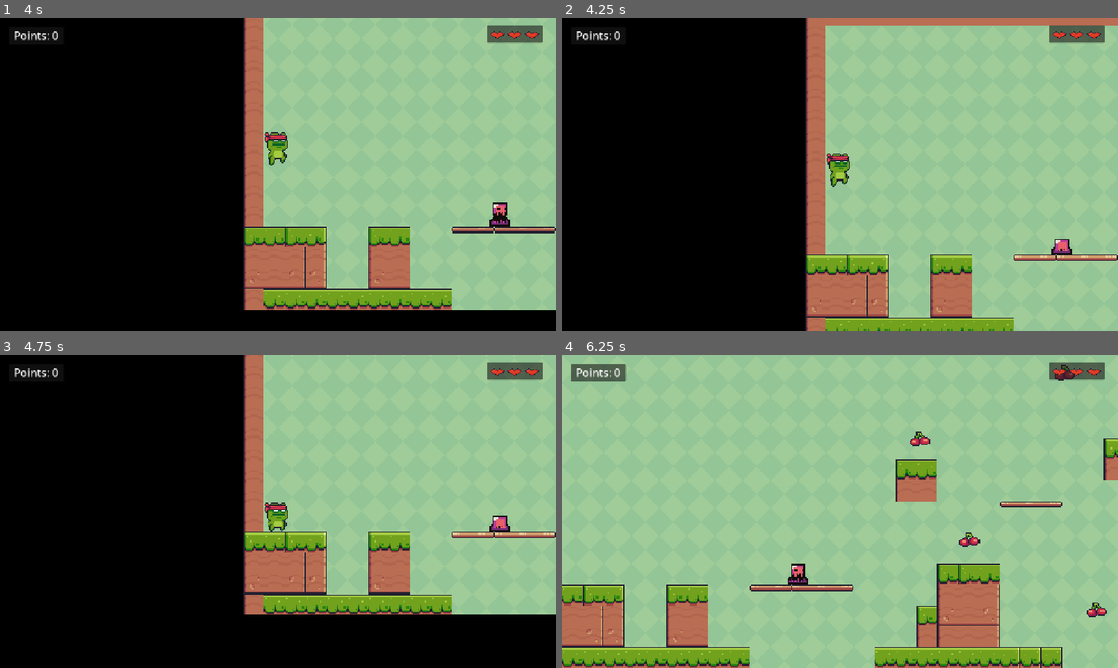
Above: before the commit, frames 1-4 (two rows, left to right).
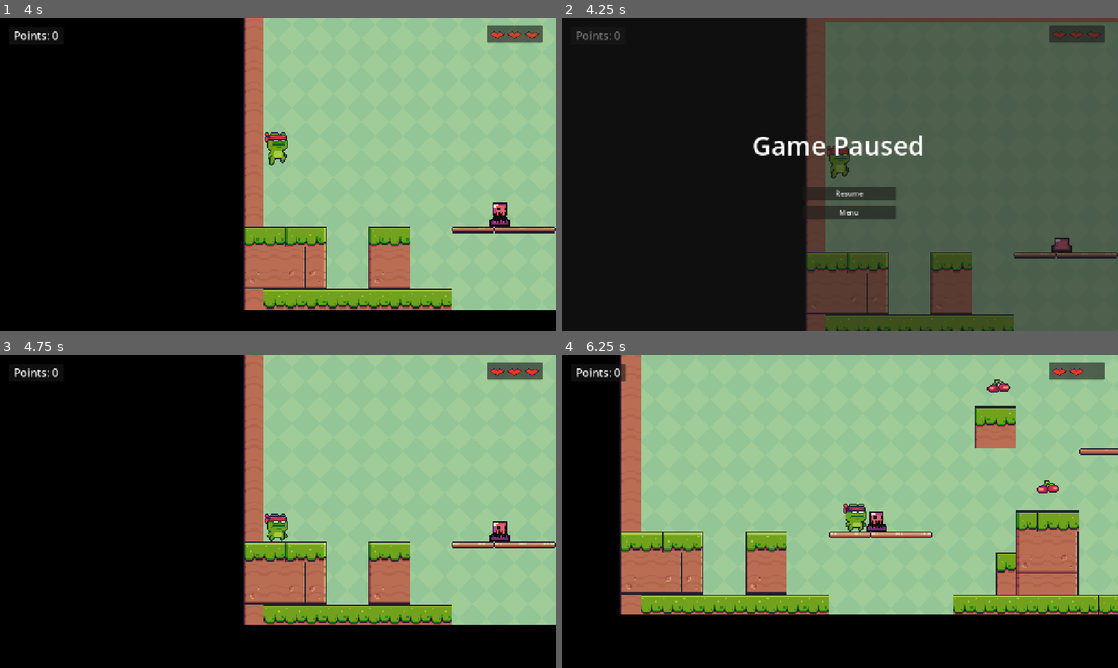
Above: after the commit, the same moments.

Repository: RaphelReji/LarpRun
Game: Godot game, scene res://Scenes/levels/level3.tscn
Two runs of this game, one before a commit and one after it. Both use one fixed random seed, a clock stepped at 60 frames per second and the inputs below. The project has no main scene, so this scene is started directly.
Inputs (mouse positions are in pixels of both pictures, inside the frame that each line leads up to):
- Up to frame 1 (4 s): tap Enter at 0.5 s; move the mouse to (250, 237) at 0.52 s; hold Right (right) 0.53-2.03 s; tap Up (jump) at 0.6, 0.77, 1.07, 1.52, 1.55, 1.82, 2.3, 2.85, 3.02, 3.32, 3.77, 3.8 s; click (250, 237) at 0.67 s; move the mouse to (444, 221) at 1.27 s; tap Alt at 1.35, 3.6 s; move the mouse to (111, 127) at 2.02 s; hold Left (left) from 2.03 s (still down); tap Shift at 2.1 s; move the mouse to (305, 174) at 2.77 s; click (305, 174) at 2.92 s; move the mouse to (194, 96) at 3.52 s
- Up to frame 2 (4.25 s): keep holding Left (left); tap Up (jump) at 4.07 s; tap Escape (pause, bound only after the commit) at 4.15 s
- Up to frame 3 (4.75 s): release Left (left) at 4.25 s; click (289, 530) at 4.25 s, where only the run after the commit has a clickable "Resume"
- Up to frame 4 (6.25 s): move the mouse to (962, 495) at 5.02 s; hold Right (right) from 5.03 s (still down); tap Shift at 5.1 s; tap Up (jump) at 5.27, 5.3, 5.57, 5.85 s; move the mouse to (728, 527) at 5.77 s; click (728, 527) at 5.92 s

Frame 1 is identical in both runs. In frame 2, 56% of the frame differs, in the area x 2-100%, y 0-100%; in frame 3, 7.4%; in frame 4, 46%.
Error after the commit: Invalid call. Nonexistent function 'jump_slide' in base 'CharacterBody2D (main_character.gd)'. (res://Scenes/game_objects/enemy.gd:28)

Commit message:
added pause menu heart and health logics

Diff:
--- a/larp-run/Scenes/game_objects/enemy.gd
+++ b/larp-run/Scenes/game_objects/enemy.gd
@@ -1,6 +1,6 @@
 extends RigidBody2D
 
-
+@onready var game_manager: Node = %GameManager
 # Called when the node enters the scene tree for the first time.
 func _ready() -> void:
 	pass # Replace with function body.
@@ -14,10 +14,15 @@
 func _on_area_2d_body_entered(body: Node2D) -> void:
 	if(body.name == "CharacterBody2D"):
 		var y_delta = position.y - body.position.y
+		var x_delta = body.position.x - position.x
 		if (y_delta > 30):
 			print("enemy destroyed")
 			queue_free()
 			body.jump()
 		else:
 			print("health decreased")
-			body.queue_free()
+			game_manager.decrease_health()
+			if (x_delta > 0):
+				body.jump_slide(500)
+			else:
+				body.jump_slide(-500)
--- a/larp-run/Scenes/game_objects/game_manager.gd
+++ b/larp-run/Scenes/game_objects/game_manager.gd
@@ -1,8 +1,20 @@
 extends Node
 @onready var points_label: Label = %PointsLabel
+@export var hearts :Array[Node]
 
 var points = 0
+var lives = 3
 
+func decrease_health():
+	lives -= 1
+	print(lives)
+	for h in 3:
+		if( h < lives):
+			hearts[h].show()
+		else:
+			hearts[h].hide()
+	if (lives == 0):
+		get_tree().reload_current_scene()
 
 func add_point():
 	points += 1
--- a/larp-run/Scenes/game_objects/main_character.gd
+++ b/larp-run/Scenes/game_objects/main_character.gd
@@ -7,6 +7,10 @@
 
 func  jump():
 	velocity.y = JUMP_VELOCITY
+
+func jump_side(x):
+	velocity.y = JUMP_VELOCITY
+	velocity.x = x
 
 func _physics_process(delta: float) -> void:
 
--- a/larp-run/Scenes/levels/level3.tscn
+++ b/larp-run/Scenes/levels/level3.tscn
@@ -10,6 +10,7 @@
 [ext_resource type="PackedScene" uid="uid://bwgs1mtkg8q0o" path="res://Scenes/game_objects/enemy.tscn" id="8_a4qth"]
 [ext_resource type="Script" uid="uid://eidlg1okw7lw" path="res://Scenes/game_objects/fall_area.gd" id="9_ctiwq"]
 [ext_resource type="Texture2D" uid="uid://todit6q73l88" path="res://Assets/Items/heart.png" id="10_du4s5"]
+[ext_resource type="Script" uid="uid://bhtuvoxl2malg" path="res://Scenes/levels/pause.gd" id="11_inq6p"]
 
 [sub_resource type="TileSetAtlasSource" id="TileSetAtlasSource_1bvp3"]
 texture = ExtResource("3_u4tmg")
@@ -195,9 +196,10 @@
 
 [node name="Node" type="Node" unique_id=1693354081]
 
-[node name="GameManager" type="Node" parent="." unique_id=1863513295]
+[node name="GameManager" type="Node" parent="." unique_id=1863513295 node_paths=PackedStringArray("hearts")]
 unique_name_in_owner = true
 script = ExtResource("1_3t033")
+hearts = [NodePath("../UI/Hearts/HBoxContainer/Heart"), NodePath("../UI/Hearts/HBoxContainer/Heart2"), NodePath("../UI/Hearts/HBoxContainer/Heart3")]
 
 [node name="Scene objects" type="Node" parent="." unique_id=764507428]
 
@@ -328,4 +330,47 @@
 texture = ExtResource("10_du4s5")
 expand_mode = 2
 
+[node name="Pause" type="Node" parent="UI" unique_id=1167322997]
+script = ExtResource("11_inq6p")
+
+[node name="PausePanel" type="Panel" parent="UI/Pause" unique_id=960298300]
+unique_name_in_owner = true
+visible = false
+anchors_preset = 15
+anchor_right = 1.0
+anchor_bottom = 1.0
+grow_horizontal = 2
+grow_vertical = 2
+
+[node name="Label" type="Label" parent="UI/Pause/PausePanel" unique_id=411892532]
+layout_mode = 0
+offset_left = 438.0
+offset_top = 251.0
+offset_right = 835.0
+offset_bottom = 334.0
+theme_override_font_sizes/font_size = 60
+text = "Game Paused"
+horizontal_alignment = 1
+vertical_alignment = 1
+
+[node name="VBoxContainer" type="VBoxContainer" parent="UI/Pause/PausePanel" unique_id=1308994160]
+layout_mode = 0
+offset_left = 553.0
+offset_top = 388.0
+offset_right = 769.0
+offset_bottom = 494.0
+theme_override_constants/separation = 13
+
+[node name="Resume" type="Button" parent="UI/Pause/PausePanel/VBoxContainer" unique_id=1818145613]
+process_mode = 3
+layout_mode = 2
+text = "Resume"
+
+[node name="Menu" type="Button" parent="UI/Pause/PausePanel/VBoxContainer" unique_id=867805698]
+process_mode = 3
+layout_mode = 2
+text = "Menu"
+
 [connection signal="body_entered" from="Scene objects/Area2D" to="Scene objects/Area2D" method="_on_body_entered"]
+[connection signal="pressed" from="UI/Pause/PausePanel/VBoxContainer/Resume" to="UI/Pause" method="_on_resume_pressed"]
+[connection signal="pressed" from="UI/Pause/PausePanel/VBoxContainer/Menu" to="UI/Pause" method="_on_menu_pressed"]
--- /dev/null
+++ b/larp-run/Scenes/levels/pause.gd
@@ -0,0 +1,24 @@
+extends Node
+
+@onready var pause_panel: Panel = %PausePanel
+
+# Called when the node enters the scene tree for the first time.
+func _ready() -> void:
+	pass # Replace with function body.
+
+
+# Called every frame. 'delta' is the elapsed time since the previous frame.
+func _process(delta: float) -> void:
+	var esc_pressed = Input.is_action_just_pressed("pause")
+	if(esc_pressed == true):
+		get_tree().paused = true
+		pause_panel.show()
+
+
+func _on_resume_pressed() -> void:
+	pause_panel.hide()
+	get_tree().paused = false
+
+
+func _on_menu_pressed() -> void:
+	get_tree().paused = false
--- a/larp-run/project.godot
+++ b/larp-run/project.godot
@@ -45,6 +45,11 @@
 , Object(InputEventKey,"resource_local_to_scene":false,"resource_name":"","device":-1,"window_id":0,"alt_pressed":false …(182 unchanged characters)…
 ]
 }
+pause={
+"deadzone": 0.5,
+"events": [Object(InputEventKey,"resource_local_to_scene":false,"resource_name":"","device":-1,"window_id":0,"alt_pressed":false,"shift_pressed":false,"ctrl_pressed":false,"meta_pressed":false,"pressed":false,"keycode":0,"physical_keycode":4194305,"key_label":0,"unicode":0,"location":0,"echo":false,"script":null)
+]
+}
 
 [physics]
 
Not shown, added: larp-run/Scenes/levels/pause.gd.uid
